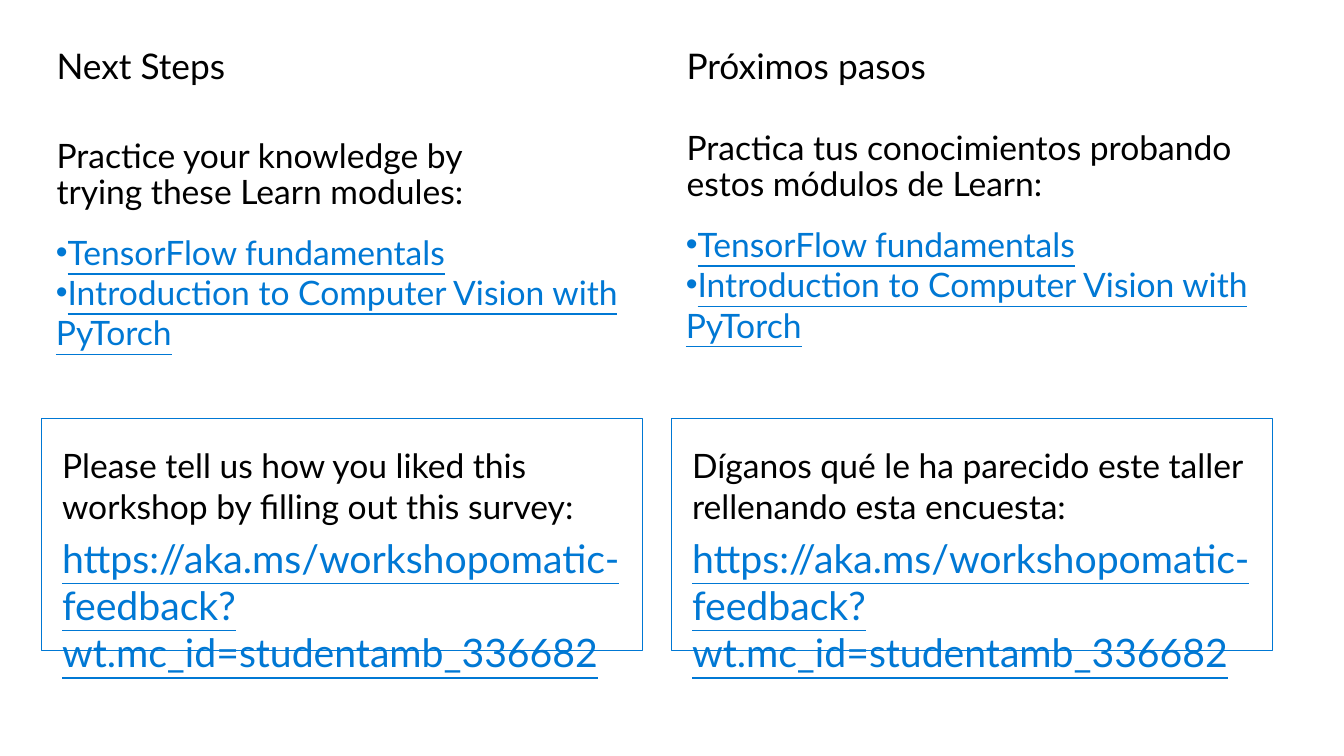
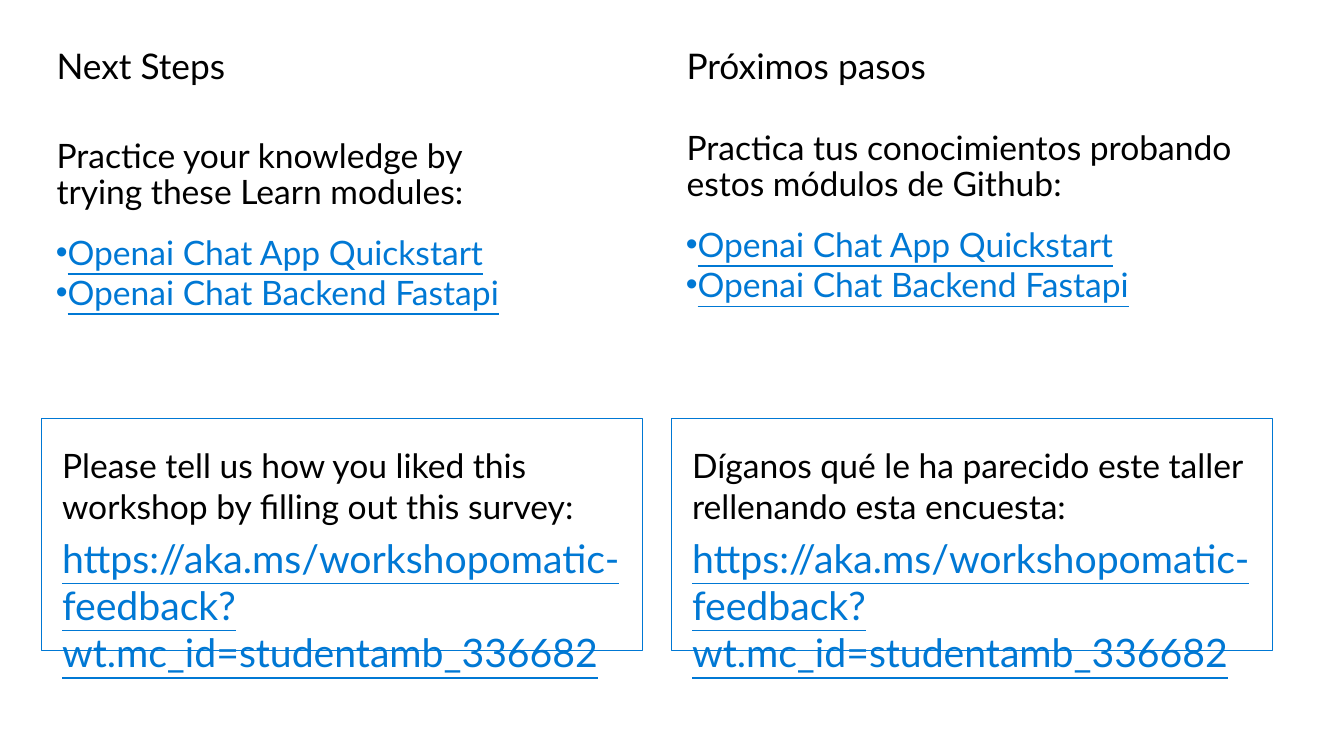
Before and after one commit to Gilberto-Guzman-Student-Ambassadors/AI-Adventures-Exploring-LLM-Models-Building-Your-Own-Chatbot-Locally-and-in-the-Cloud-, a slide deck: slide 26 of presentation/slides.pptx. Drawn at 1344x756 pixels with LibreOffice and Linux fonts; fonts in the diff are those of the drawing; background and template pictures are left out. Boxes give left, top, right and bottom in pixels: in the first picture for what was removed or moved away, otherwise in the second. Text is boxed around its words. In the diff, an @@ line names an element or a change of style, - is before the commit and + after.

```diff
--- a/presentation/slides.pptx
+++ b/presentation/slides.pptx
@@ text at (687,135,1232,197): text changed @@
-Practica tus conocimientos probando estos módulos de Learn:
+Practica tus conocimientos probando estos módulos de Github:
@@ text at (698,232,1128,303): text changed @@
-• TensorFlow fundamentals
-• Introduction to Computer Vision with PyTorch
+• Openai Chat App Quickstart
+• Openai Chat Backend Fastapi
@@ text at (68,240,498,311): text changed @@
-• TensorFlow fundamentals
-• Introduction to Computer Vision with PyTorch
+• Openai Chat App Quickstart
+• Openai Chat Backend Fastapi
```
Also in this commit, not shown: 3 other slides changed, 3 slides added, 3 slides removed.
